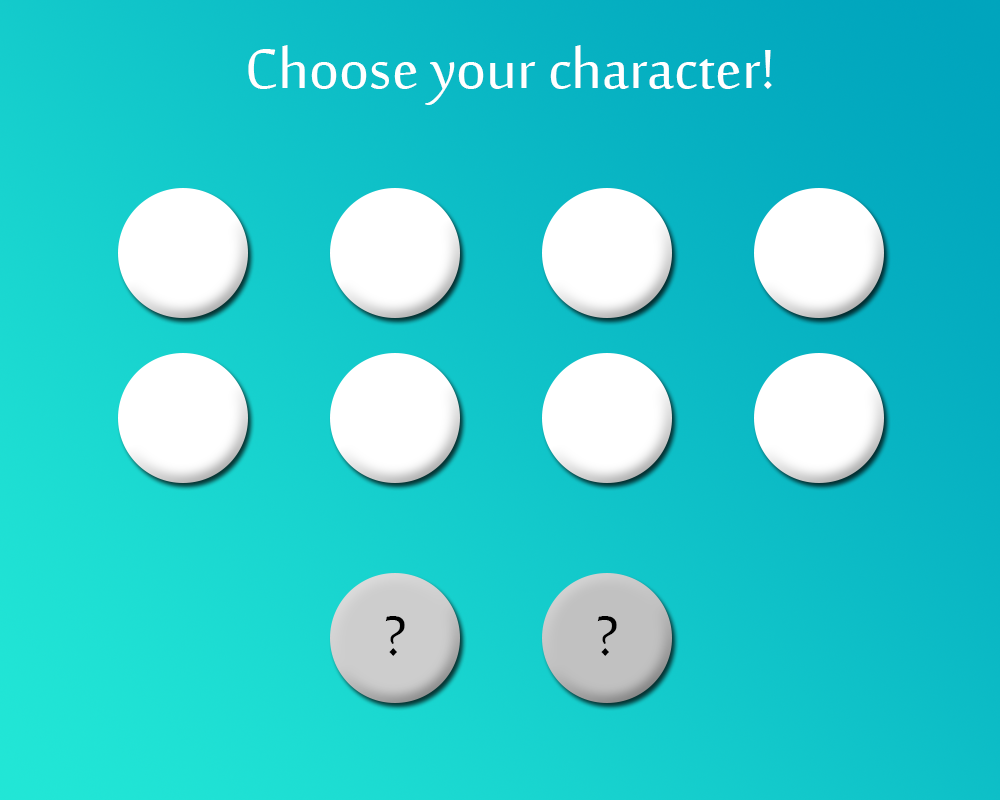
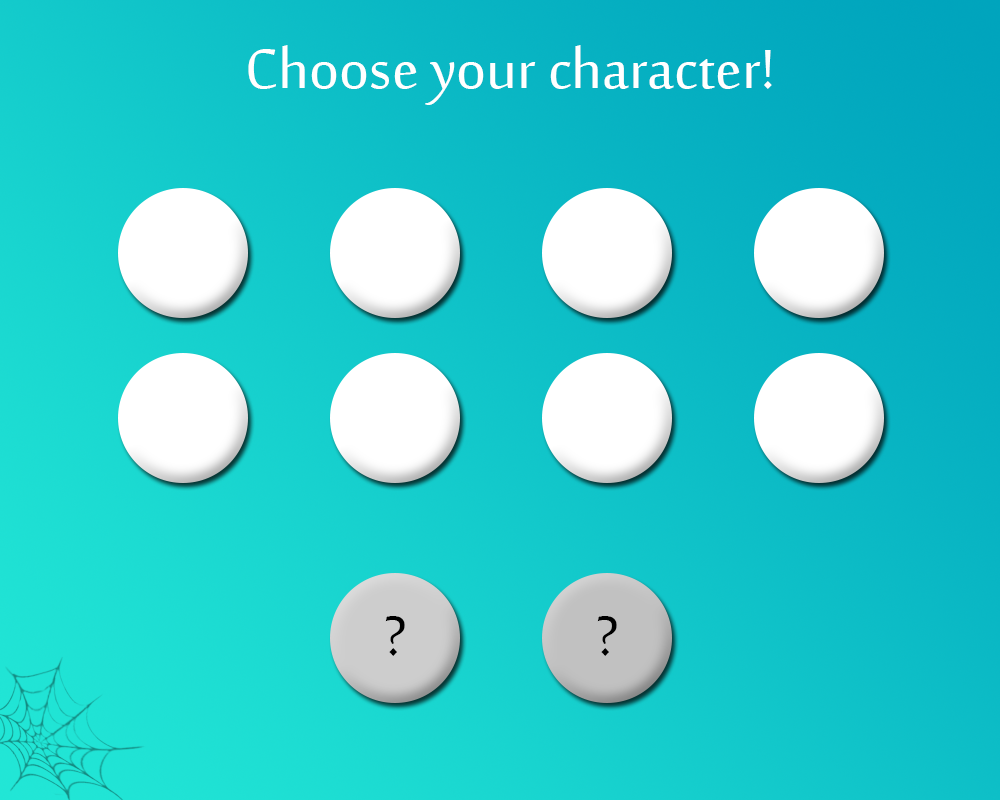
Layer changes from the first 1000 × 800 image to the second:
added layer "Layer 2" (multiply, 52%) above "?" over [0, 657, 145, 800]
painted on "Rectangle 1" over [0, 657, 145, 800]
